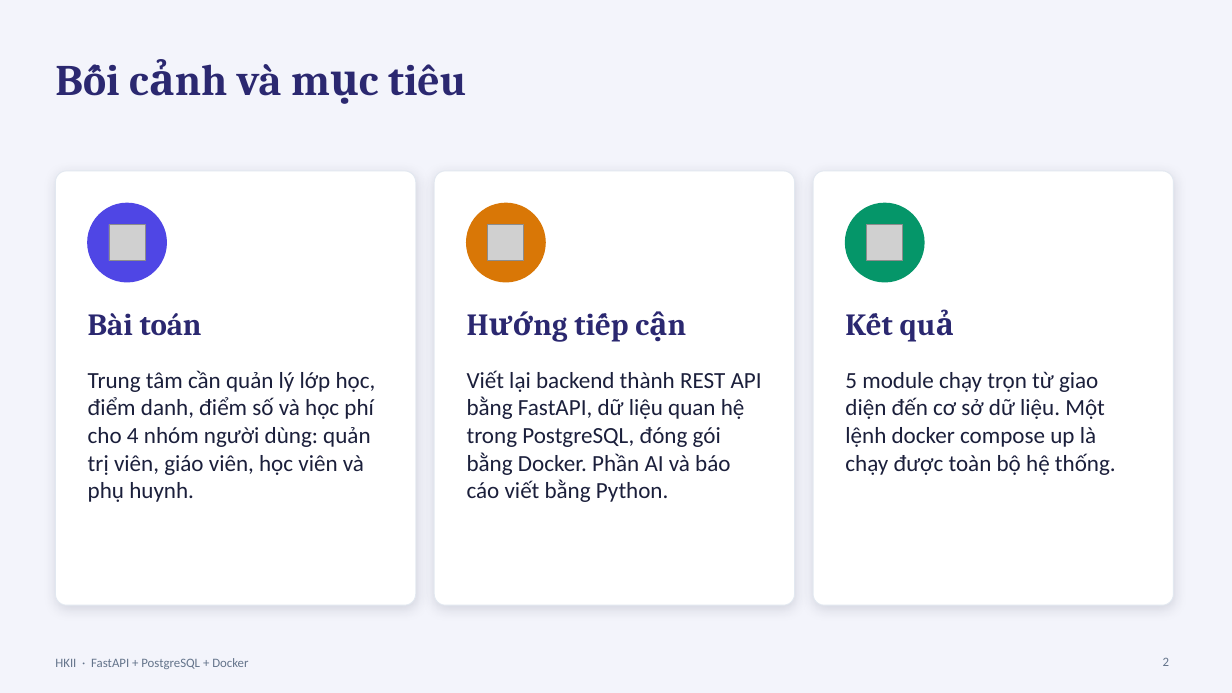
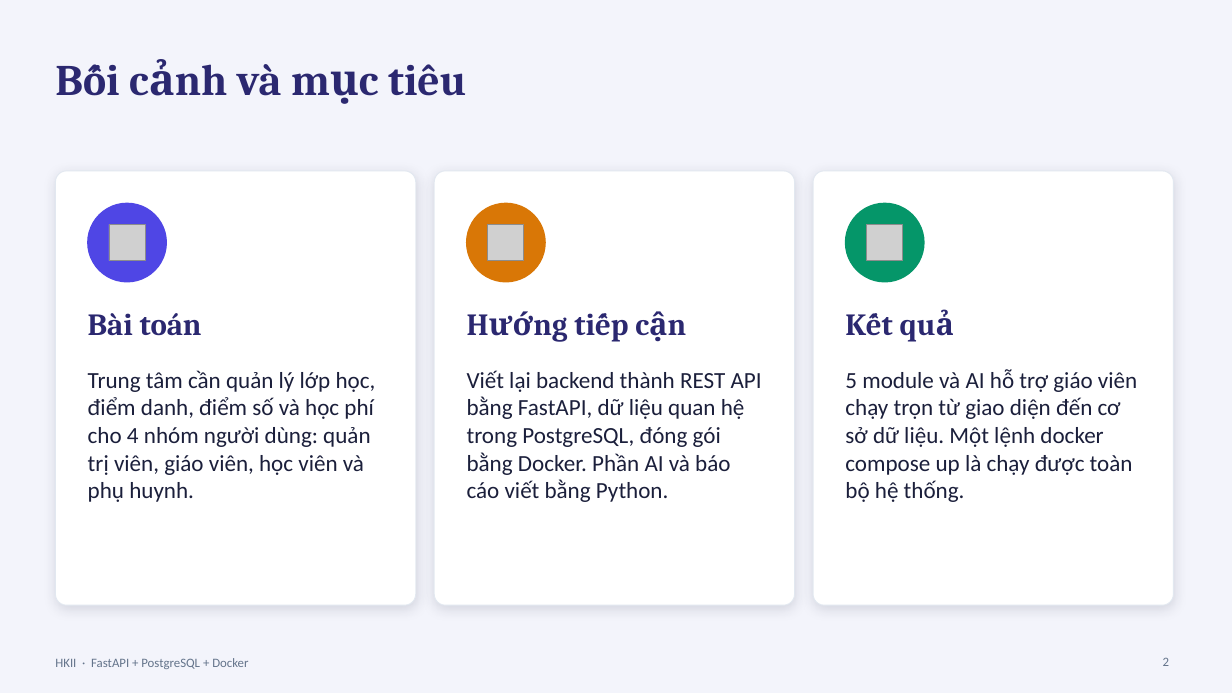
Before and after one commit to thaiphatcaifa/HKII-FastAPI, a slide deck: slide 2 of docs/HKII-ThuyetTrinh.pptx. Drawn at 1232x693 pixels with LibreOffice and Linux fonts; fonts in the diff are those of the drawing; grey boxes stand for pictures. Boxes give left, top, right and bottom in pixels: in the first picture for what was removed or moved away, otherwise in the second. Text is boxed around its words. In the diff, an @@ line names an element or a change of style, - is before the commit and + after.

```diff
--- a/docs/HKII-ThuyetTrinh.pptx
+++ b/docs/HKII-ThuyetTrinh.pptx
@@ text at bbox=[845, 369, 1137, 502]: text changed @@
-5 module chạy trọn từ giao diện đến cơ sở dữ liệu. Một lệnh docker compose up là chạy được toàn bộ hệ thống.
+5 module và AI hỗ trợ giáo viên chạy trọn từ giao diện đến cơ sở dữ liệu. Một lệnh docker compose up là chạy được toàn bộ hệ thống.
```
Also in this commit, not shown: 11 other slides changed, 1 slide added, 52 other files.
